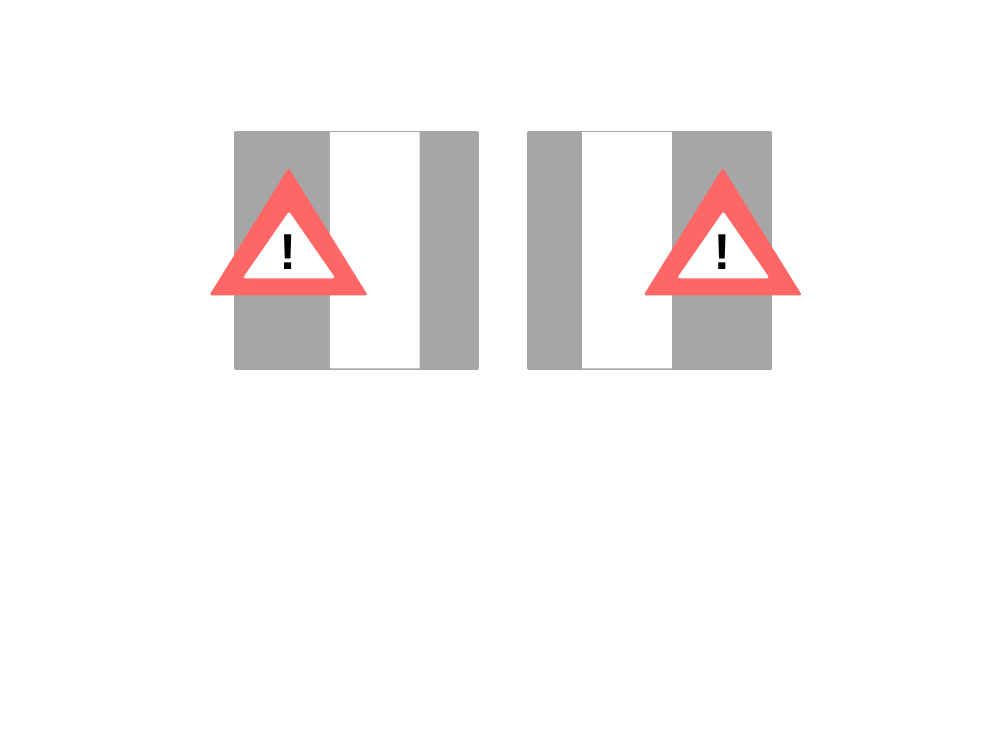
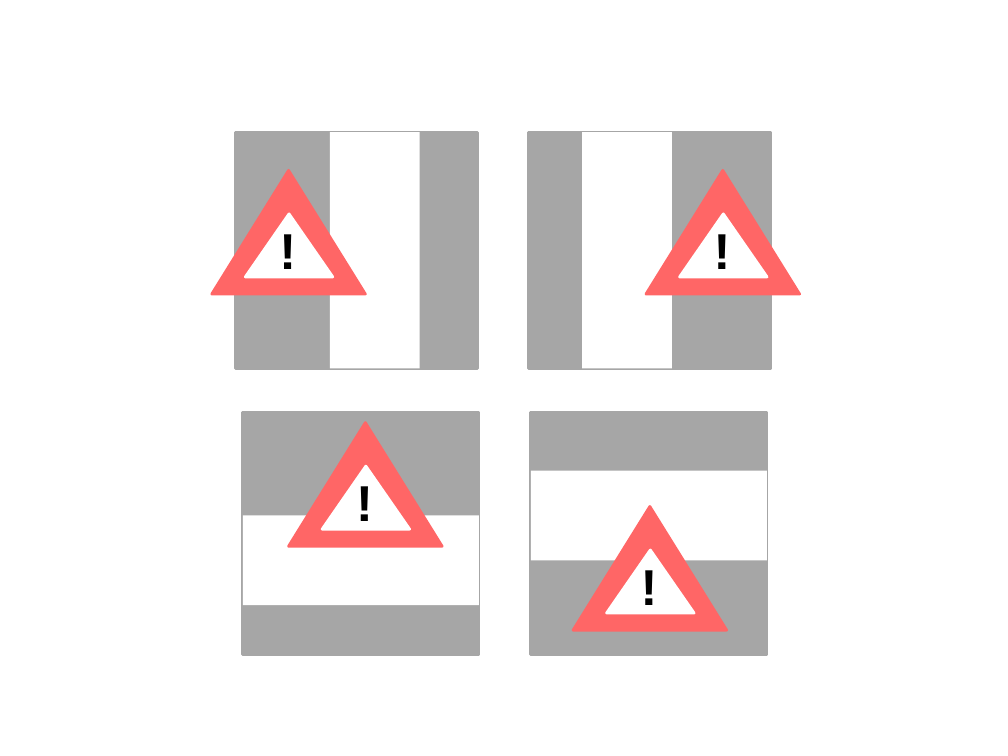
Before and after one commit to jming/cs279, a slide deck: slide 4 of finalproject/img/images.pptx. Drawn at 1008x756 pixels with LibreOffice and Linux fonts; fonts in the diff are those of the drawing. Boxes give left, top, right and bottom in pixels: in the first picture for what was removed or moved away, otherwise in the second. Text is boxed around its words. In the diff, an @@ line names an element or a change of style, - is before the commit and + after.

```diff
--- a/finalproject/img/images.pptx
+++ b/finalproject/img/images.pptx
@@ rectangle added at [243,412,479,654], fill #A6A6A6, outline #A6A6A6 2 pt @@
@@ rectangle added at [531,412,767,654], fill #A6A6A6, outline #A6A6A6 2 pt @@
@@ triangle added at [288,422,442,546], fill #FF6666, outline #FF6666 2 pt @@
@@ triangle added at [323,466,410,529], fill #FFFFFF, outline #FFFFFF 2 pt @@
@@ text added at [346,466,383,537], 36 pt, text #000000, bold @@
+!
@@ rectangle added at [531,470,767,560], fill #FFFFFF @@
@@ triangle added at [574,507,727,631], fill #FF6666, outline #FF6666 2 pt @@
@@ rectangle added at [242,516,478,605], fill #FFFFFF @@
@@ triangle added at [607,550,695,614], fill #FFFFFF, outline #FFFFFF 2 pt @@
@@ text added at [631,550,668,622], 36 pt, text #000000, bold @@
+!
```
Also in this commit, not shown: 3 other files.
